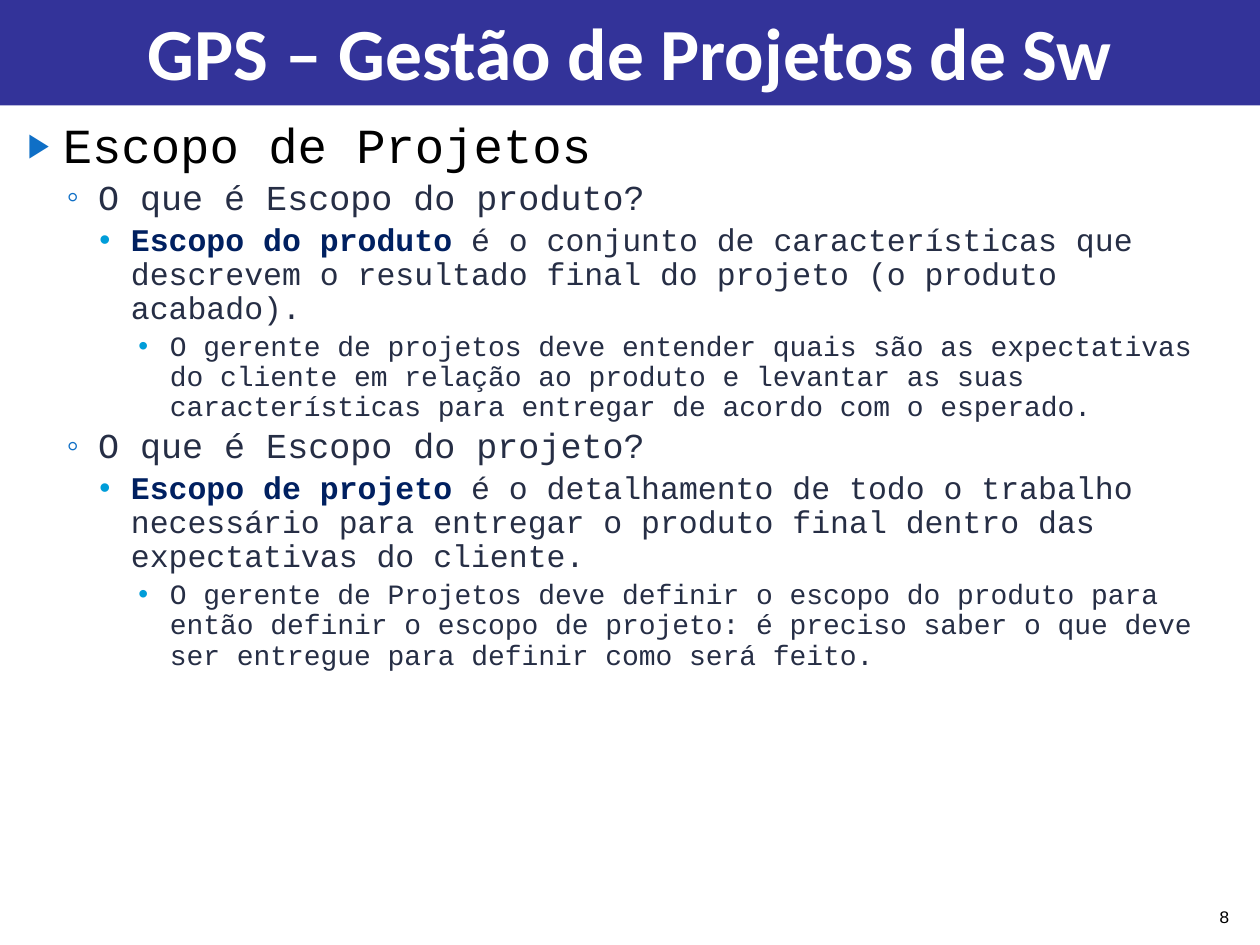
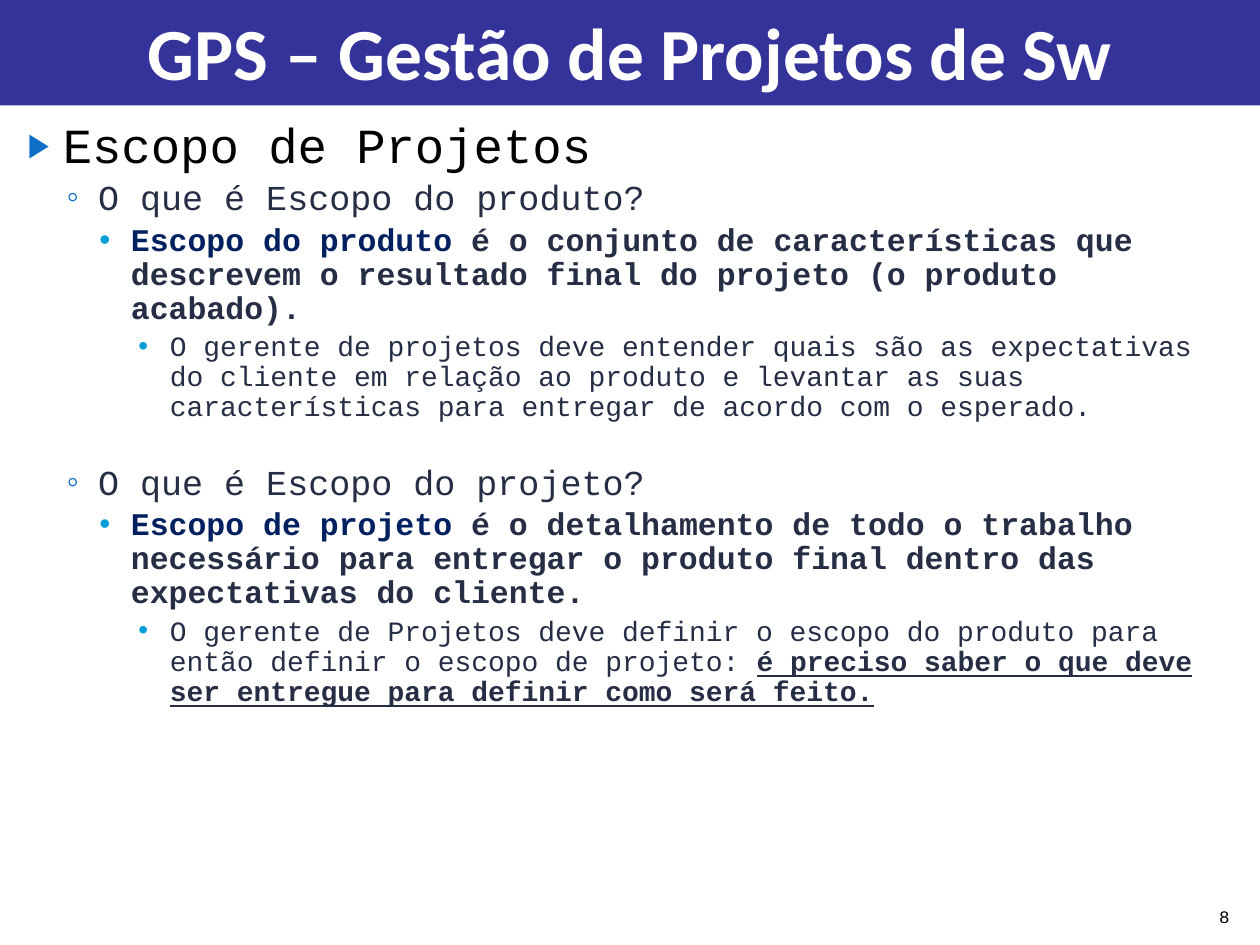
Before and after one commit to jharbes/GESTAO-DE-PROJETO-SOFTWARE, a slide deck: slide 8 of Aulas 1ro Bim/Aula 3 e 4 -Conceito de Gerenciamento em GPS.pptx. Drawn at 1260x945 pixels with LibreOffice and Linux fonts; fonts in the diff are those of the drawing. Boxes give left, top, right and bottom in pixels: in the first picture for what was removed or moved away, otherwise in the second. Text is boxed around its words. In the diff, an @@ line names an element or a change of style, - is before the commit and + after.

```diff
--- a/Aulas 1ro Bim/Aula 3 e 4 -Conceito de Gerenciamento em GPS.pptx
+++ b/Aulas 1ro Bim/Aula 3 e 4 -Conceito de Gerenciamento em GPS.pptx
@@ text at bbox=[131, 228, 1192, 707]: bold on in "é o conjunto de características que descrevem ...", "é o detalhamento de todo o trabalho ...", "é preciso saber o que deve ser ..."; underline on in "é preciso saber o que deve ser ..." @@
```
Also in this commit, not shown: 1 other slide changed, 1 other file.
